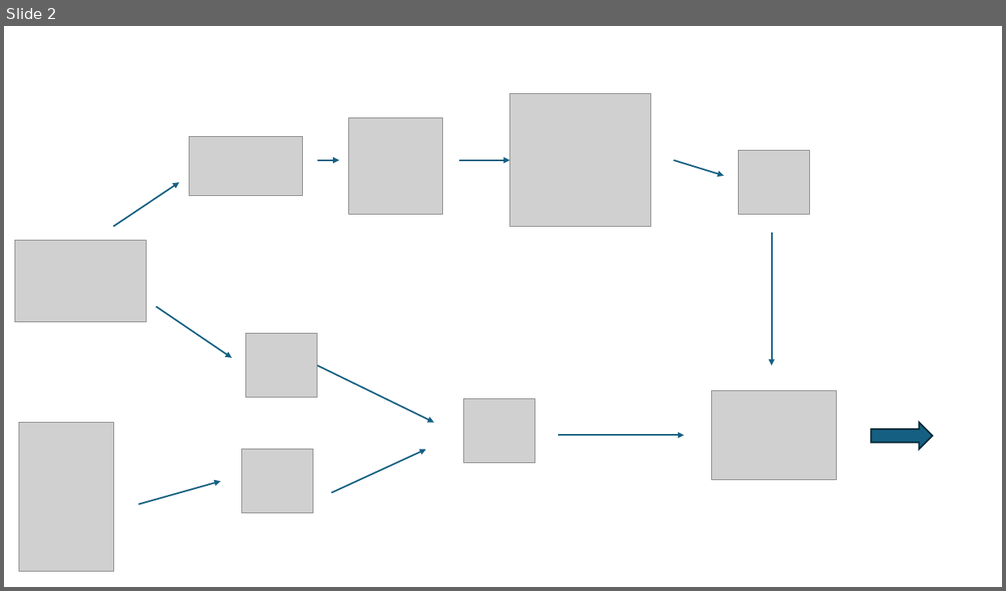
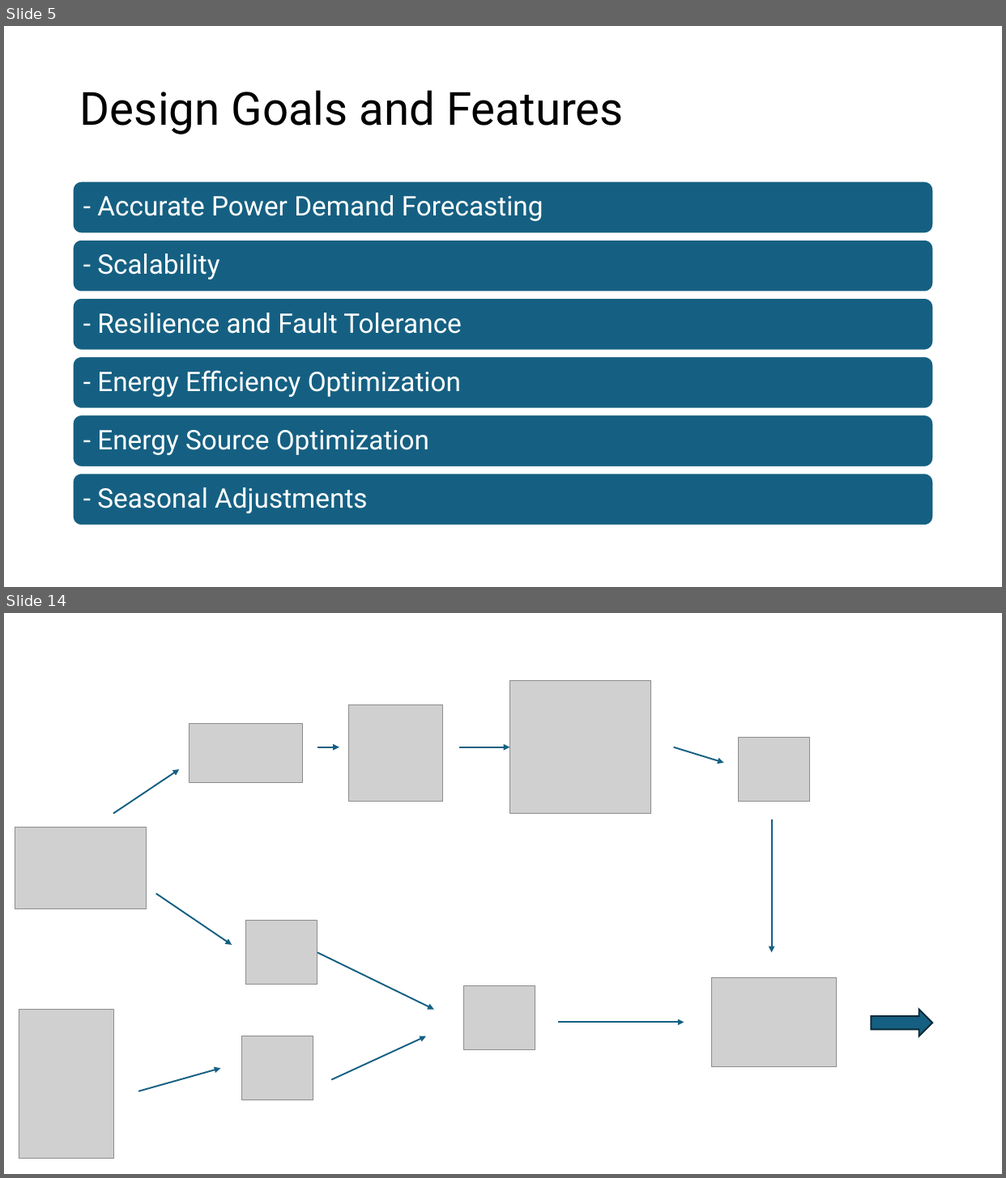
Before and after one commit to monikatyagiisc/grid-optimization-with-weather, a slide deck: DataEnggFinalProjectPPT.pptx. Shown one above the other, each under a label of ours: slide 2 before the commit, slides 5 and 14 after it; the slides between them are not shown. The pictures are 1006x591 and 1006x1178 pixels, drawn with LibreOffice and Linux fonts; fonts in the diff are those of the drawing; grey boxes stand for pictures. Boxes give left, top, right and bottom in pixels: in the first picture for what was removed or moved away, otherwise in the second. Text is boxed around its words. In the diff, an @@ line names an element or a change of style, - is before the commit and + after.

```diff
--- a/DataEnggFinalProjectPPT.pptx
+++ b/DataEnggFinalProjectPPT.pptx
@@ slide 5 added at (4,26,1002,587), background #FFFFFF @@
@@ title added at (80,90,623,135), 44 pt, text #000000 @@
+Design Goals and Features
@@ group added at (73,182,934,526): 6 rounded rectangles, 6 texts @@
+- Accurate Power Demand Forecasting
+- Scalability
+- Resilience and Fault Tolerance
+- Energy Efficiency Optimization
+- Energy Source Optimization
+- Seasonal Adjustments
@@ what was slide 2 is now slide 14 @@
```
Also in this commit, not shown: 5 slides changed, 12 other slides added.
